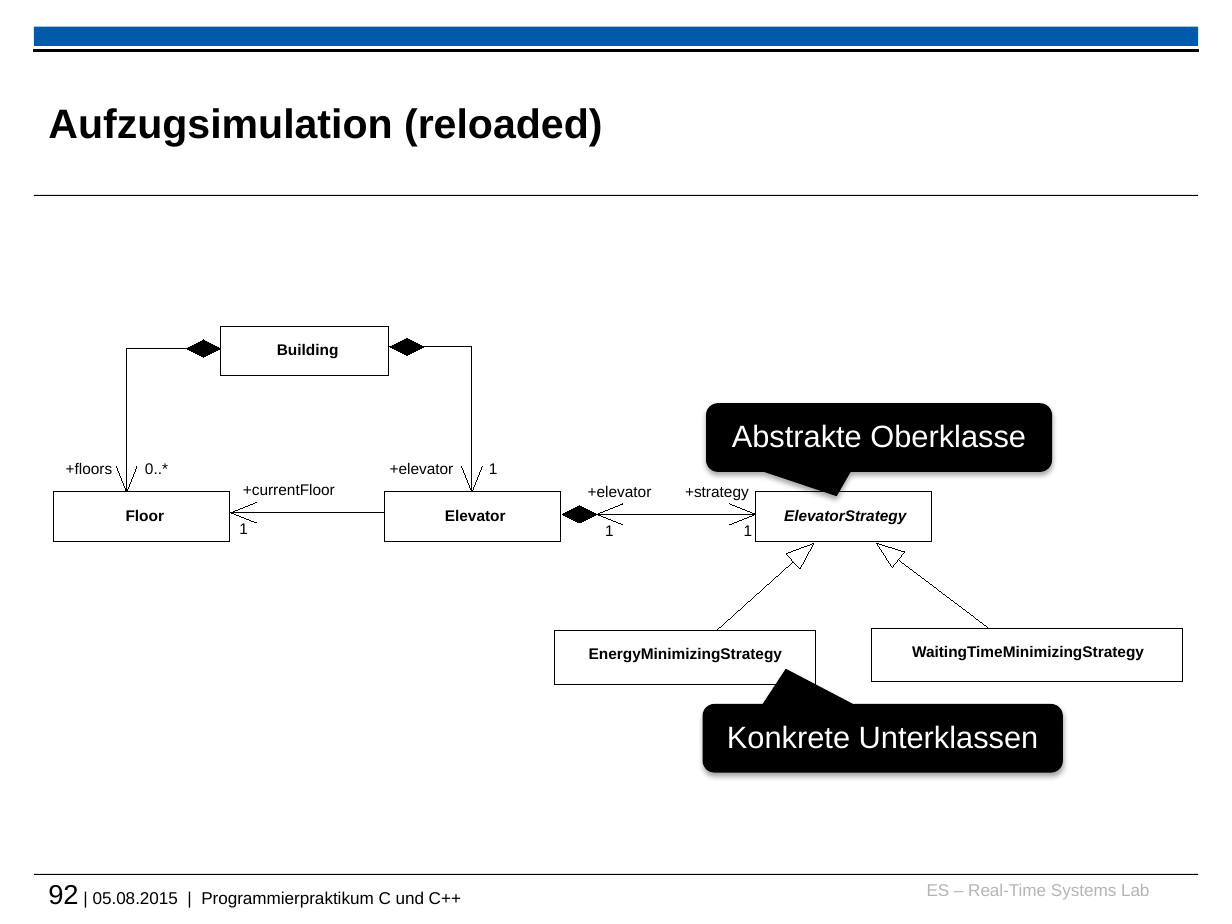
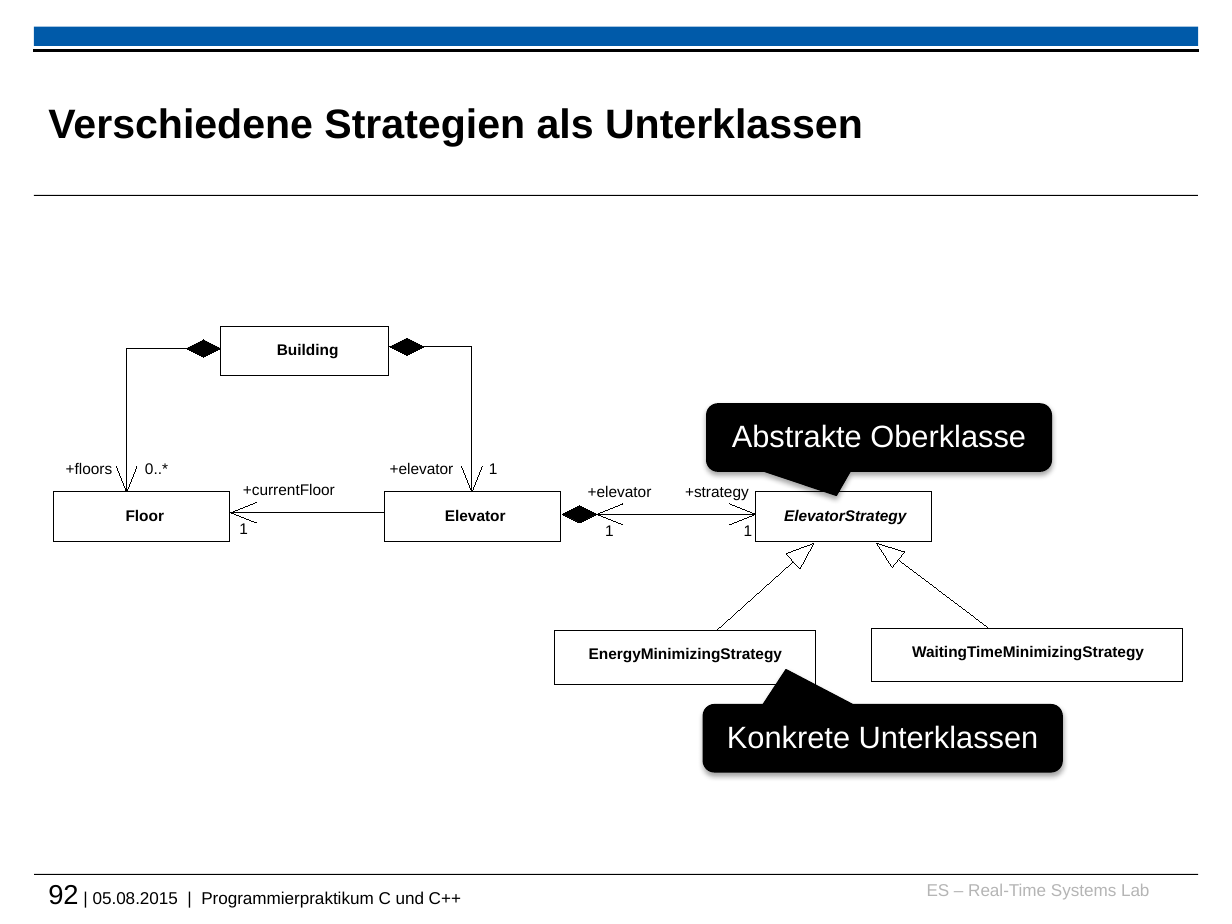
Before and after one commit to h82k/tud-cppp, a slide deck: slide 92 of vorlesung/cppp_lecture.pptx. Drawn at 1232x924 pixels with LibreOffice and Linux fonts; fonts in the diff are those of the drawing; background and template pictures are left out. Boxes give left, top, right and bottom in pixels: in the first picture for what was removed or moved away, otherwise in the second. Text is boxed around its words. In the diff, an @@ line names an element or a change of style, - is before the commit and + after.

```diff
--- a/vorlesung/cppp_lecture.pptx
+++ b/vorlesung/cppp_lecture.pptx
@@ title at bbox=[48, 108, 863, 147]: text changed @@
-Aufzugsimulation (reloaded)
+Verschiedene Strategien als Unterklassen
```
Also in this commit, not shown: 54 other slides changed, 2 slides added, 1 slide removed.
